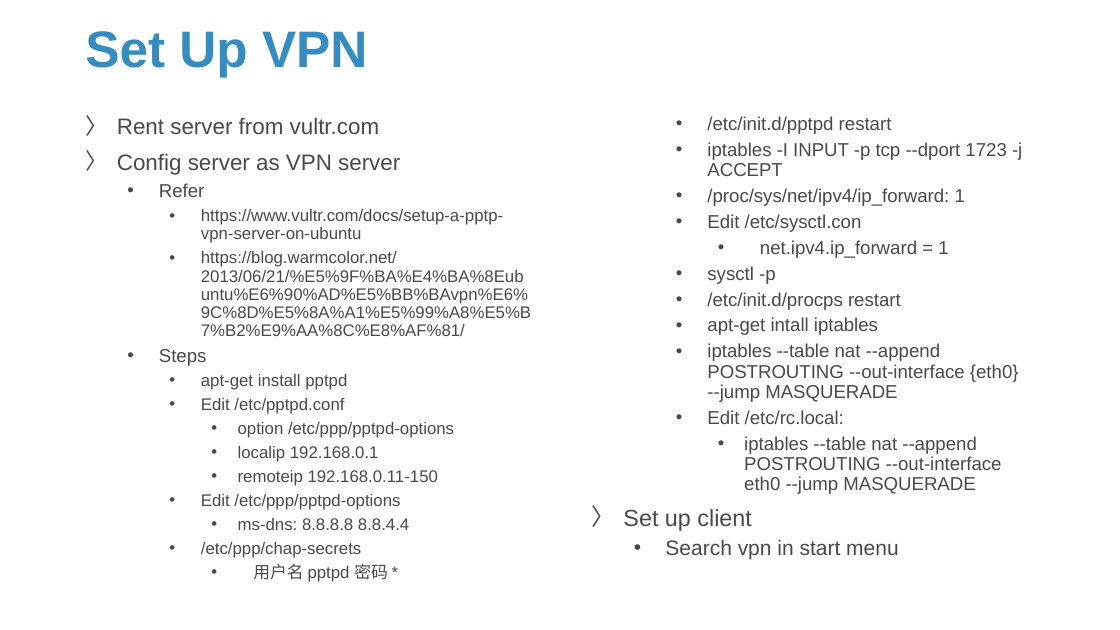
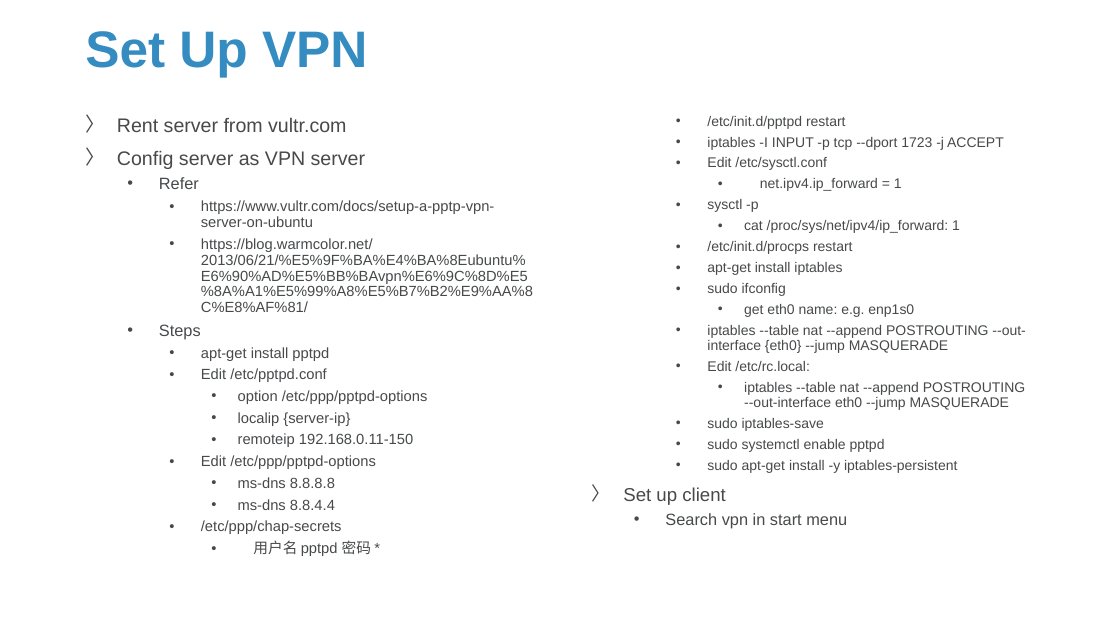
Before and after one commit to Sparks-Lu/TechNotes, a slide deck: slide 20 of Web/Server-Notes.pptx (slide 19 before the commit). Drawn at 1120x630 pixels with LibreOffice and Linux fonts; fonts in the diff are those of the drawing; background and template pictures are left out. Boxes give left, top, right and bottom in pixels: in the first picture for what was removed or moved away, otherwise in the second. Text is boxed around its words. In the diff, an @@ line names an element or a change of style, - is before the commit and + after.

```diff
--- a/Web/Server-Notes.pptx
+++ b/Web/Server-Notes.pptx
@@ text at bbox=[117, 118, 533, 556]: size 19.2 to 16.8 pt in "Rent server from vultr.com", "Config server as VPN server"; size 16 to 14 pt in "Refer", "Steps"; size 14.4 to 12.6 pt in "https://www.vultr.com/docs/setup-a-pptp-vpn-server-on-ubuntu", "https://blog.warmcolor.net/2013/06/21/%E5%9F%BA%E4%BA%8Eubun ...", "apt-get install pptpd", "Edit /etc/pptpd.conf" and 5 more places @@
@@ text at bbox=[623, 116, 1026, 528]: size 16 to 12 pt in "/etc/init.d/pptpd restart", "iptables -I INPUT -p tcp --dport 1723 ...", "net.ipv4.ip_forward = 1", "sysctl -p" and 4 more places; size 20 to 16 pt in "Set up client"; size 18 to 14 pt in "Search vpn in start menu" @@
@@ text at bbox=[707, 157, 827, 170]: text changed; size 16 to 12 pt @@
-    • /proc/sys/net/ipv4/ip_forward: 1
-    • Edit /etc/sysctl.con
+    • Edit /etc/sysctl.conf
@@ text at bbox=[744, 220, 960, 233]: paragraph added @@
+      • cat /proc/sys/net/ipv4/ip_forward: 1
@@ text at bbox=[707, 262, 914, 317]: text changed; size 16 to 12 pt @@
-    • apt-get intall iptables
+    • apt-get install iptables
+    • sudo ifconfig
+      • get eth0 name: e.g. enp1s0
@@ text at bbox=[238, 412, 350, 426]: text changed; size 14.4 to 12.6 pt @@
-      • localip 192.168.0.1
+      • localip {server-ip}
@@ text at bbox=[707, 418, 957, 473]: paragraphs added @@
+    • sudo iptables-save
+    • sudo systemctl enable pptpd
+    • sudo apt-get install -y iptables-persistent
@@ text at bbox=[238, 477, 335, 510]: text changed; size 14.4 to 12.6 pt @@
-      • ms-dns: 8.8.8.8 8.8.4.4
+      • ms-dns 8.8.8.8
+      • ms-dns 8.8.4.4
```
Also in this commit, not shown: 3 other slides changed, 8 slides added, 8 other files.
